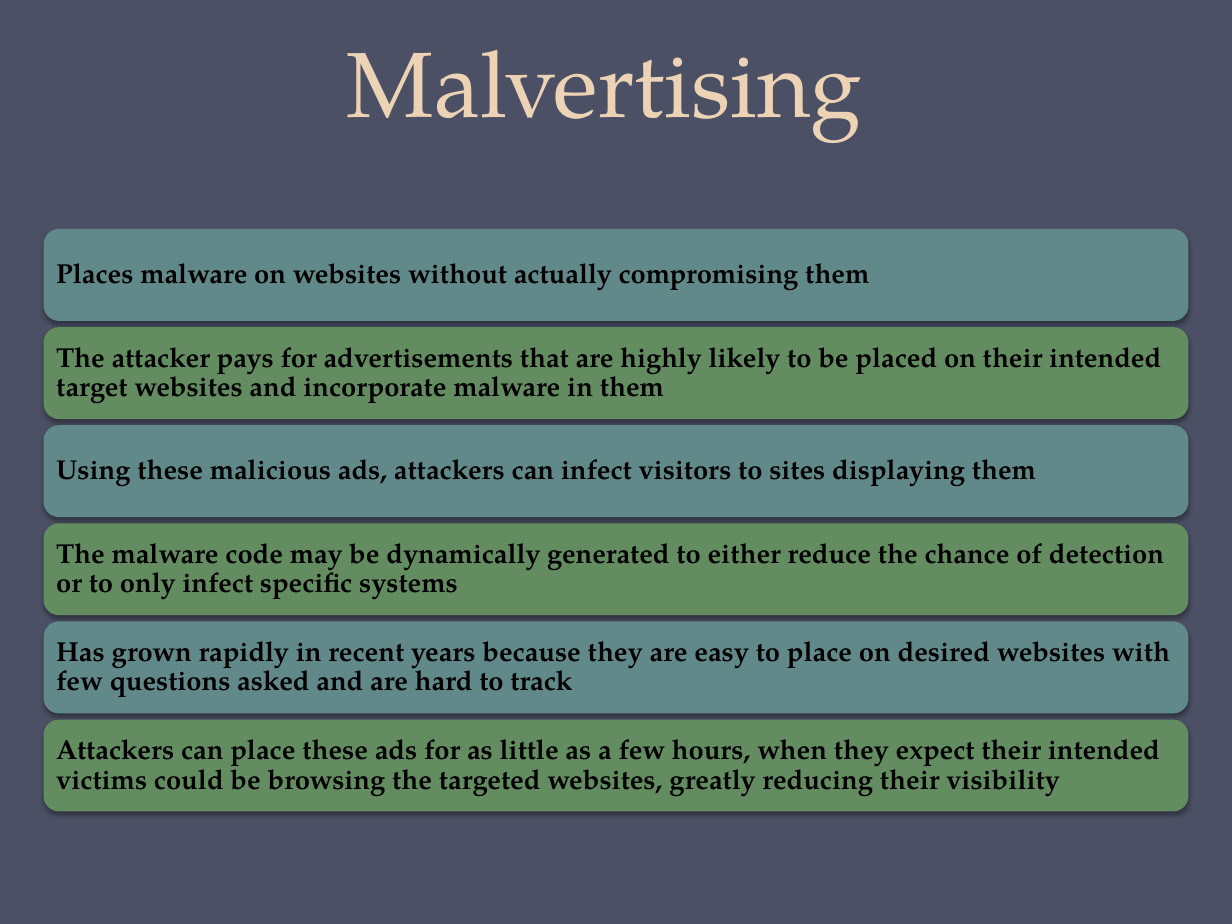
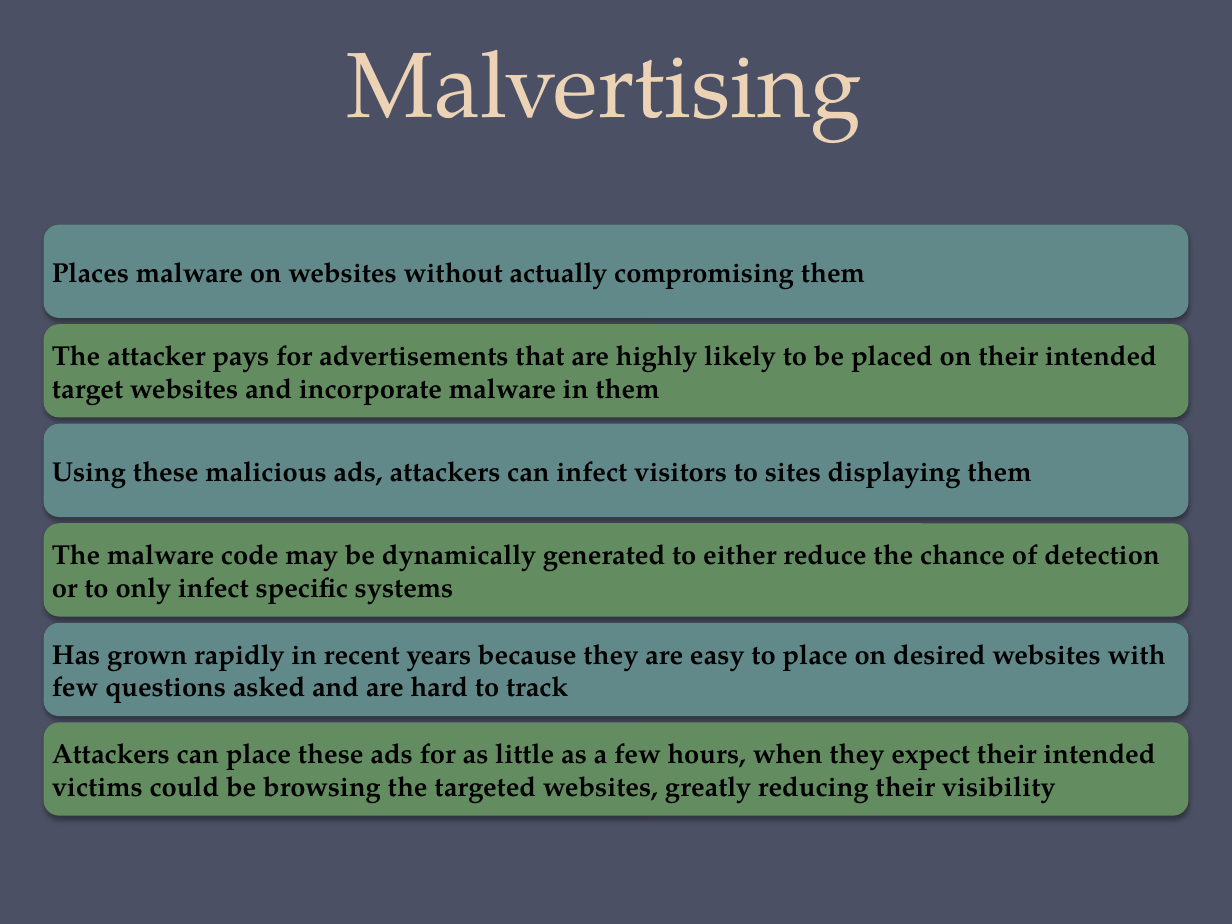
Before and after one commit to Syed007Hassan/Fast-Material-CS-SE, a slide deck: slide 18 of 7TH SEMESTER/Information Security - Abdul Aziz/Letures old/CH06-CompSec4e_Malicious Software.pptx. Drawn at 1232x924 pixels with LibreOffice and Linux fonts; fonts in the diff are those of the drawing. Boxes give left, top, right and bottom in pixels: in the first picture for what was removed or moved away, otherwise in the second. Text is boxed around its words. In the diff, an @@ line names an element or a change of style, - is before the commit and + after.

```diff
--- a/7TH SEMESTER/Information Security - Abdul Aziz/Letures old/CH06-CompSec4e_Malicious Software.pptx
+++ b/7TH SEMESTER/Information Security - Abdul Aziz/Letures old/CH06-CompSec4e_Malicious Software.pptx
@@ line spacing 0.9 to 1 in 6 elements at (x1=52, y1=461, x2=1031, y2=488), (x1=52, y1=544, x2=1159, y2=604), (x1=52, y1=345, x2=1157, y2=405), (x1=52, y1=644, x2=1166, y2=703), (x1=52, y1=743, x2=1155, y2=803), (x1=52, y1=262, x2=865, y2=289) @@
@@ rounded rectangle moved from (x1=43, y1=229, x2=1188, y2=322) to (x1=43, y1=224, x2=1188, y2=318) @@
@@ rounded rectangle moved from (x1=43, y1=621, x2=1188, y2=713) to (x1=43, y1=623, x2=1188, y2=717) @@
@@ rounded rectangle moved from (x1=43, y1=719, x2=1188, y2=812) to (x1=43, y1=722, x2=1188, y2=816) @@
```
Also in this commit, not shown: 16 other slides changed, 49 other files.
